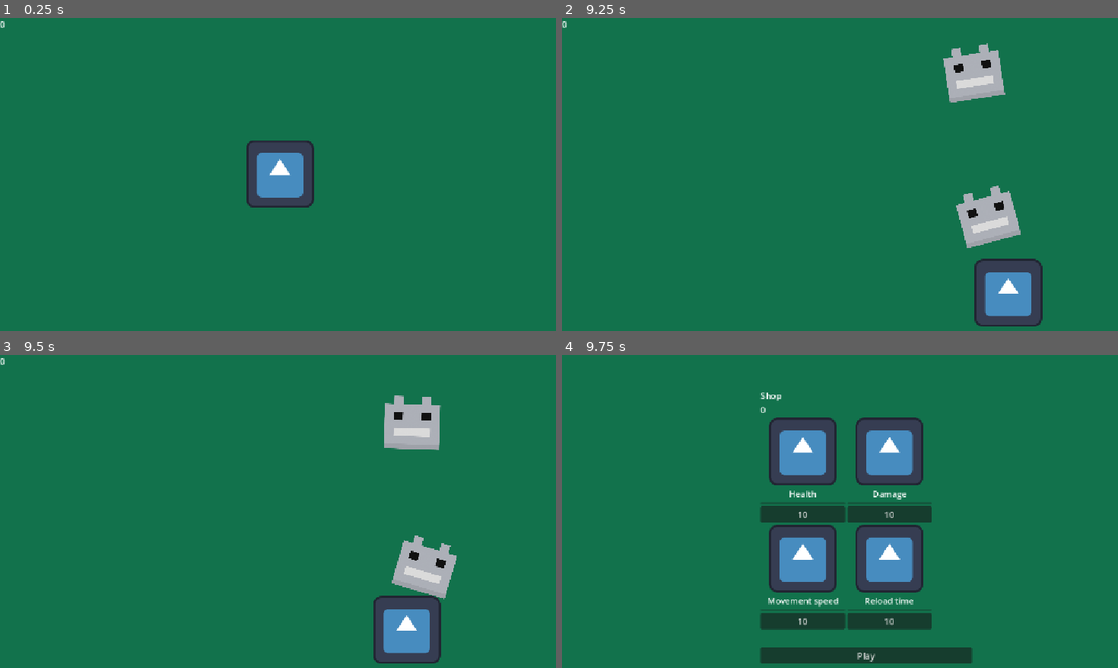
Above: before the commit, frames 1-4 (two rows, left to right).
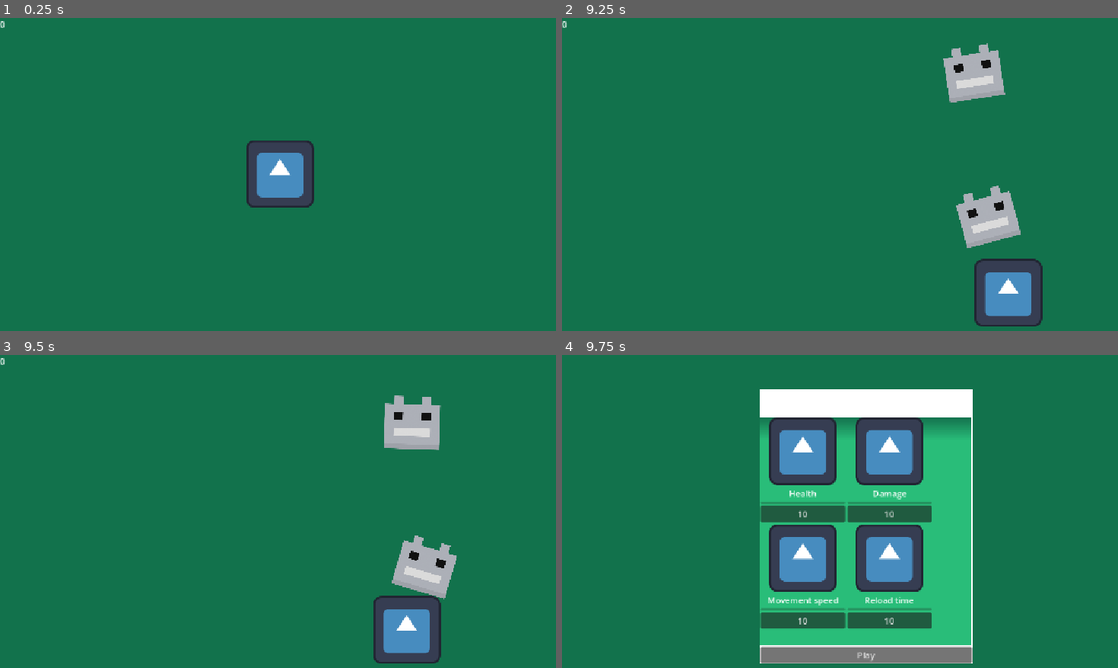
Above: after the commit, the same moments.

Repository: NxtCreator/little-archery
Game: Godot game, scene res://scenes/main.tscn
The game is run twice, just before and just after one commit, with the same random seed, the same clock (stepped at 60 frames per second) and the same inputs. The engine's default icon, where the game draws it, is replaced by a stand-in: a white triangle on a blue panel in a dark square.
Inputs (mouse positions are in pixels of both pictures, inside the frame that each line leads up to):
- Up to frame 1 (0.25 s): no input
- Up to frame 2 (9.25 s): tap Enter at 0.5 s; move the mouse to (1001, 171) at 0.52 s; hold D (move_right) 0.53-1.28 s; tap Alt every 1.5 s from 0.6 to 8.1 s; click (1001, 171) at 0.67 s; move the mouse to (745, 205) at 1.27 s; hold S (move_down) 1.28-2.03 s; tap Shift every 1.5 s from 1.35 to 8.85 s; move the mouse to (928, 115) at 2.02 s; hold D (move_right) 2.03-2.78 s; move the mouse to (834, 259) at 2.77 s; hold W (move_up) 2.78-3.53 s; click (834, 259) at 2.92 s; move the mouse to (1051, 240) at 3.52 s; hold A (move_left) 3.53-5.03 s; move the mouse to (684, 136) at 4.27 s; move the mouse to (895, 190) at 5.02 s; hold S (move_down) 5.03-5.78 s; click (895, 190) at 5.17 s; move the mouse to (773, 102) at 5.77 s; hold D (move_right) 5.78-6.53 s; move the mouse to (1001, 171) at 6.52 s; hold W (move_up) 6.53-7.28 s; move the mouse to (745, 205) at 7.27 s; hold D (move_right) 7.28-8.03 s; click (745, 205) at 7.42 s; move the mouse to (928, 115) at 8.02 s; hold S (move_down) 8.03-8.78 s; move the mouse to (834, 259) at 8.77 s; hold A (move_left) from 8.78 s (still down)
- Up to frame 3 (9.5 s): keep holding A (move_left)
- Up to frame 4 (9.75 s): move the mouse to (1051, 577) at 9.52 s; release A (move_left) at 9.53 s; hold W (move_up) from 9.53 s (still down); tap Alt at 9.6 s; click (1051, 577) at 9.67 s

Frames 1-3 are identical in both runs. In frame 4, 23% of the frame differs, in the area x 35-74%, y 10-99%.

Commit message:
Restyle shop screen and cards toward the reference look (work in progress)

Diff:
--- a/scenes/shop.tscn
+++ b/scenes/shop.tscn
@@ -4,6 +4,21 @@
 [ext_resource type="Script" uid="uid://bymkcuwmo611x" path="res://scenes/shop.gd" id="1_xfvoa"]
 [ext_resource type="PackedScene" uid="uid://bsyb2j4y7tua5" path="res://scenes/upgrade_card.tscn" id="3_1l46r"]
 [ext_resource type="Texture2D" uid="uid://cxtexrrk3vg4p" path="res://icon.svg" id="4_032fp"]
+
+[sub_resource type="StyleBoxFlat" id="StyleBoxFlat_62jd7"]
+bg_color = Color(1, 1, 1, 1)
+
+[sub_resource type="Gradient" id="Gradient_q2x4p"]
+colors = PackedColorArray(0.078431375, 0.4509804, 0.30980393, 1, 0.15686275, 0.7411765, 0.47058824, 0.99607843)
+
+[sub_resource type="GradientTexture2D" id="GradientTexture2D_qktli"]
+gradient = SubResource("Gradient_q2x4p")
+width = 256
+height = 256
+fill_to = Vector2(0, 0.1)
+
+[sub_resource type="StyleBoxTexture" id="StyleBoxTexture_62jd7"]
+texture = SubResource("GradientTexture2D_qktli")
 
 [node name="Shop" type="Control" unique_id=1448399944]
 layout_mode = 3
@@ -14,68 +29,75 @@
 grow_vertical = 2
 script = ExtResource("1_xfvoa")
 
-[node name="VBoxContainer" type="VBoxContainer" parent="." unique_id=450684717]
+[node name="CenterContainer" type="CenterContainer" parent="." unique_id=593076635]
 layout_mode = 1
-anchors_preset = 8
-anchor_left = 0.5
-anchor_top = 0.5
-anchor_right = 0.5
-anchor_bottom = 0.5
-offset_left = -20.0
-offset_top = -20.0
-offset_right = 20.0
-offset_bottom = 20.0
+anchors_preset = 15
+anchor_right = 1.0
+anchor_bottom = 1.0
 grow_horizontal = 2
 grow_vertical = 2
 
-[node name="ShopLabel" type="Label" parent="VBoxContainer" unique_id=1809017312]
+[node name="PanelContainer" type="PanelContainer" parent="CenterContainer" unique_id=186537954]
+layout_mode = 2
+theme_override_styles/panel = SubResource("StyleBoxFlat_62jd7")
+
+[node name="VBoxContainer" type="VBoxContainer" parent="CenterContainer/PanelContainer" unique_id=450684717]
+layout_mode = 2
+
+[node name="ShopLabel" type="Label" parent="CenterContainer/PanelContainer/VBoxContainer" unique_id=1809017312]
 layout_mode = 2
 text = "Shop"
 
-[node name="CoinsLabel" type="Label" parent="VBoxContainer" unique_id=331319071]
+[node name="CoinsLabel" type="Label" parent="CenterContainer/PanelContainer/VBoxContainer" unique_id=331319071]
 layout_mode = 2
 script = ExtResource("1_lx5au")
 
-[node name="ScrollContainer" type="ScrollContainer" parent="VBoxContainer" unique_id=1281359225]
+[node name="ScrollContainer" type="ScrollContainer" parent="CenterContainer/PanelContainer/VBoxContainer" unique_id=1281359225]
 custom_minimum_size = Vector2(400, 430)
 layout_mode = 2
 horizontal_scroll_mode = 0
 vertical_scroll_mode = 3
 
-[node name="GridContainer" type="GridContainer" parent="VBoxContainer/ScrollContainer" unique_id=1352339597]
+[node name="UpgradeArea" type="PanelContainer" parent="CenterContainer/PanelContainer/VBoxContainer/ScrollContainer" unique_id=1355031775]
+layout_mode = 2
+size_flags_horizontal = 3
+size_flags_vertical = 3
+theme_override_styles/panel = SubResource("StyleBoxTexture_62jd7")
+
+[node name="GridContainer" type="GridContainer" parent="CenterContainer/PanelContainer/VBoxContainer/ScrollContainer/UpgradeArea" unique_id=1352339597]
 layout_mode = 2
 columns = 2
 
-[node name="HealthCard" parent="VBoxContainer/ScrollContainer/GridContainer" unique_id=530761963 instance=ExtResource("3_1l46r")]
+[node name="HealthCard" parent="CenterContainer/PanelContainer/VBoxContainer/ScrollContainer/UpgradeArea/GridContainer" unique_id=530761963 instance=ExtResource("3_1l46r")]
 layout_mode = 2
 upgrade_name = "Health"
 upgrade_icon = ExtResource("4_032fp")
 upgrade_price = 10
 upgrade_id = "health"
 
-[node name="DamageCard" parent="VBoxContainer/ScrollContainer/GridContainer" unique_id=471431918 instance=ExtResource("3_1l46r")]
+[node name="DamageCard" parent="CenterContainer/PanelContainer/VBoxContainer/ScrollContainer/UpgradeArea/GridContainer" unique_id=471431918 instance=ExtResource("3_1l46r")]
 layout_mode = 2
 upgrade_name = "Damage"
 upgrade_icon = ExtResource("4_032fp")
 upgrade_price = 10
 upgrade_id = "damage"
 
-[node name="SpeedCard" parent="VBoxContainer/ScrollContainer/GridContainer" unique_id=542578279 instance=ExtResource("3_1l46r")]
+[node name="SpeedCard" parent="CenterContainer/PanelContainer/VBoxContainer/ScrollContainer/UpgradeArea/GridContainer" unique_id=542578279 instance=ExtResource("3_1l46r")]
 layout_mode = 2
 upgrade_name = "Movement speed"
 upgrade_icon = ExtResource("4_032fp")
 upgrade_price = 10
 upgrade_id = "speed"
 
-[node name="ReloadCard" parent="VBoxContainer/ScrollContainer/GridContainer" unique_id=839631765 instance=ExtResource("3_1l46r")]
+[node name="ReloadCard" parent="CenterContainer/PanelContainer/VBoxContainer/ScrollContainer/UpgradeArea/GridContainer" unique_id=839631765 instance=ExtResource("3_1l46r")]
 layout_mode = 2
 upgrade_name = "Reload time"
 upgrade_icon = ExtResource("4_032fp")
 upgrade_price = 10
 upgrade_id = "reload"
 
-[node name="PlayButton" type="Button" parent="VBoxContainer" unique_id=1574995387]
+[node name="PlayButton" type="Button" parent="CenterContainer/PanelContainer/VBoxContainer" unique_id=1574995387]
 layout_mode = 2
 text = "Play"
 
-[connection signal="pressed" from="VBoxContainer/PlayButton" to="." method="_on_play_button_pressed"]
+[connection signal="pressed" from="CenterContainer/PanelContainer/VBoxContainer/PlayButton" to="." method="_on_play_button_pressed"]
